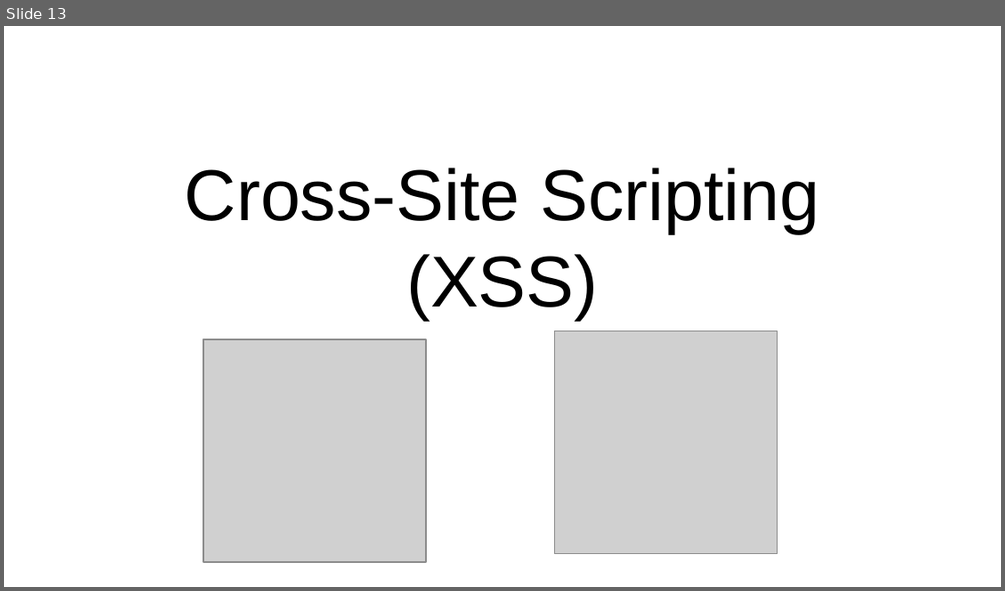
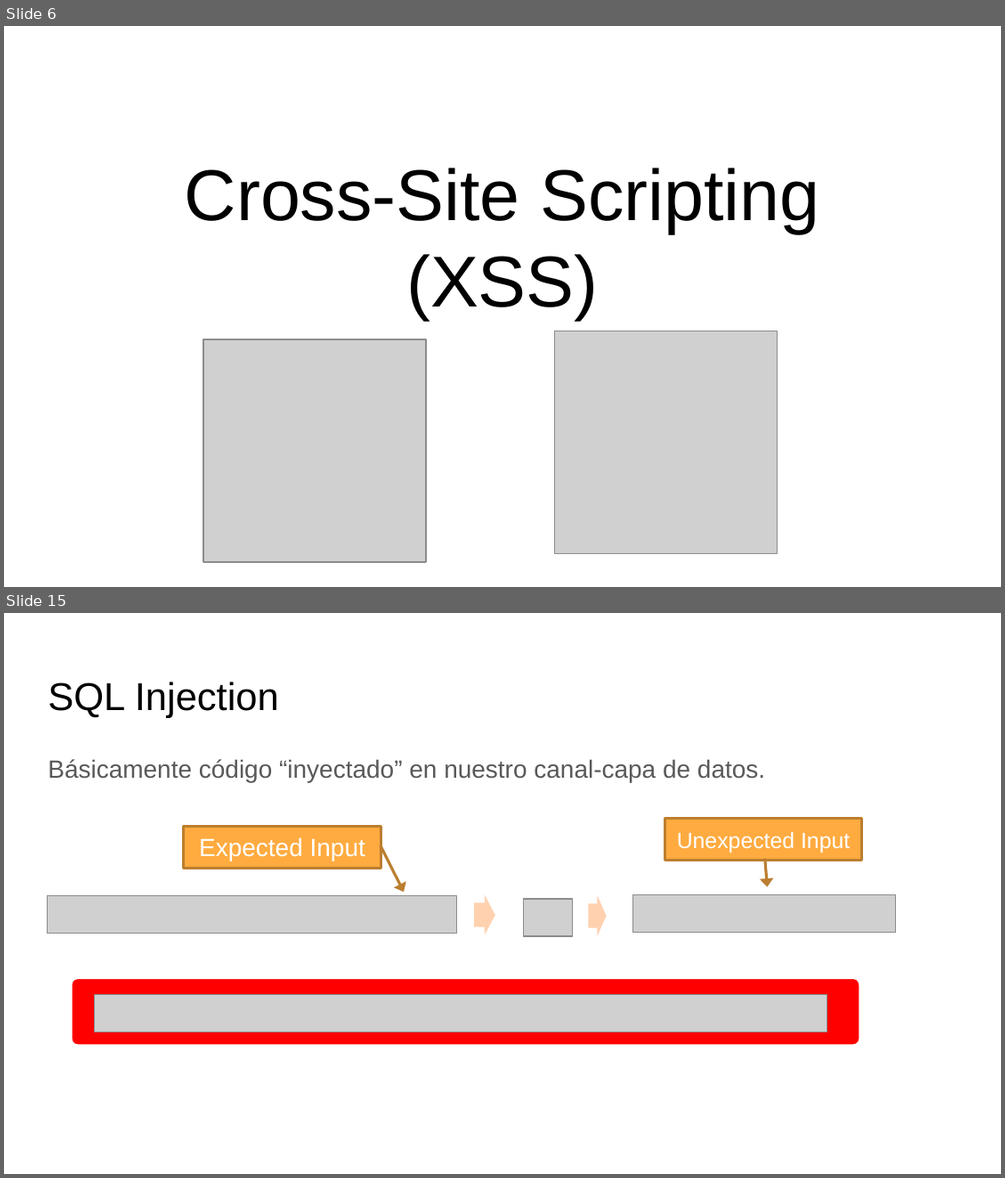
Before and after one commit to AshWilliams/Seguridad.Net, a slide deck: Seguridad_de_aplicaciones_web.pptx. Shown one above the other, each under a label of ours: slide 13 before the commit, slides 6 and 15 after it; the slides between them are not shown. The pictures are 1005x591 and 1005x1178 pixels, drawn with LibreOffice and Linux fonts; fonts in the diff are those of the drawing; grey boxes stand for pictures; background and template pictures are left out. Boxes give left, top, right and bottom in pixels: in the first picture for what was removed or moved away, otherwise in the second. Text is boxed around its words. In the diff, an @@ line names an element or a change of style, - is before the commit and + after.

```diff
--- a/Seguridad_de_aplicaciones_web.pptx
+++ b/Seguridad_de_aplicaciones_web.pptx
@@ slide 15 added at box(4, 613, 1001, 1174), background #FFFFFF @@
@@ title added at box(48, 682, 279, 718), 28 pt, text #000000 @@
+SQL Injection
@@ text added at box(48, 759, 765, 782), 18 pt, text #595959 @@
+Básicamente código “inyectado” en nuestro canal-capa de datos.
@@ border callout added at box(665, 819, 862, 860), fill #FFAB40, outline #BD7F2F 2 pt, 16 pt, text #FFFFFF @@
+Unexpected Input
@@ border callout added at box(184, 827, 380, 868), fill #FFAB40, outline #BD7F2F 2 pt, 18 pt, text #FFFFFF @@
+Expected Input
@@ picture added at box(47, 895, 456, 933) @@
@@ right arrow added at box(473, 895, 494, 935), fill #FFD2B0 @@
@@ picture added at box(524, 899, 572, 937) @@
@@ right arrow added at box(588, 895, 606, 935), fill #FFD2B0 @@
@@ picture added at box(633, 894, 895, 932) @@
@@ rounded rectangle added at box(71, 978, 860, 1046), fill #FF0000, outline #FFFFFF 2 pt @@
@@ picture added at box(95, 995, 827, 1033) @@
@@ what was slide 13 is now slide 6 @@
```
Also in this commit, not shown: 6 slides changed, 9 other slides added, 16 slides removed, 2 other files.
